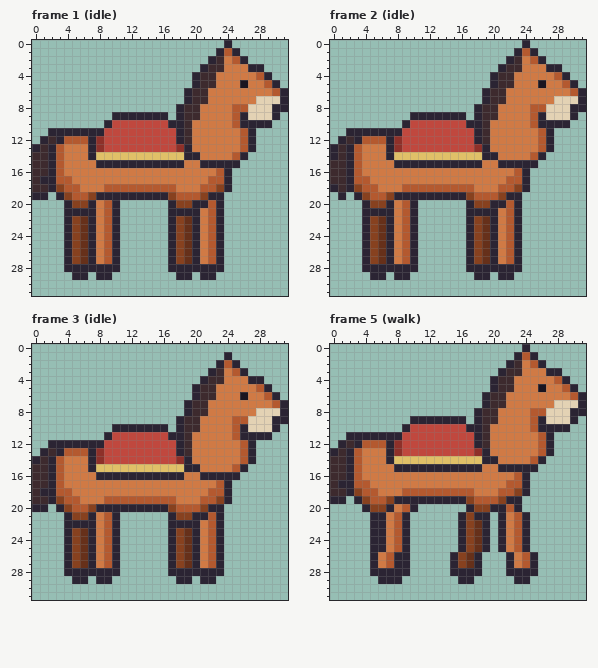
Edited in one commit: pixel-art file (Assets/Sprites/Animals/horse.aseprite). Above, as it was before the edit.
32x32 pixels, 16 frames. Shown: frame 1 (idle), frame 2 (idle), frame 3 (idle), frame 5 (walk). The commit also changed other frames, which this record leaves out.
After the commit:
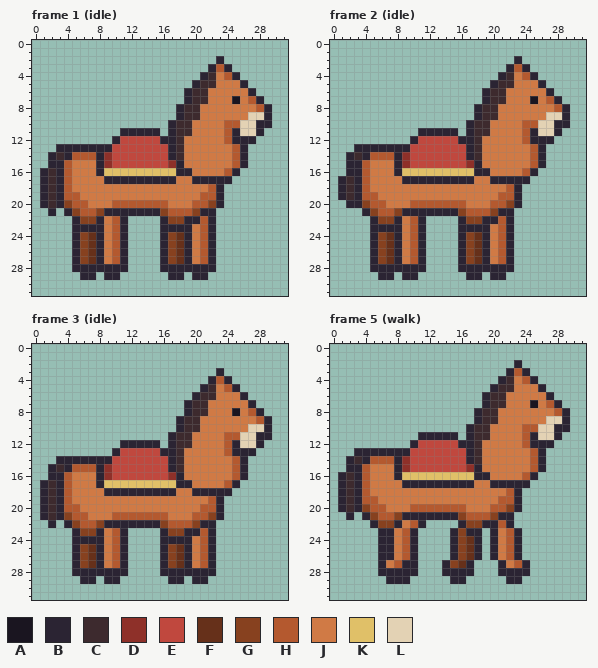
Palette (. is transparent): A #1a1520  B #2b2433  C #3d2a2e  D #8e3029  E #c0483e  F #66301a  G #87411f  H #b4592f  J #d07a45  K #e0c068  L #e3d2b4
The exact change:
Changed rows in their new state; - is an unchanged pixel.
Frame 1 (idle):
first column x 0:
 0 ------------------------.-------
 1 -----------------------...------
 2 ----------------------.B...-----
 3 ---------------------.BHB....---
 4 --------------------.B--HB....--
 5 --------------------------B....-
 6 ---------------------------B....
 7 -------------------------A-HB...
 8 -------------------------JJJHB..
 9 ----------.......--------JJ--B.-
10 ---------........-C-----H-LL----
11 --.........BBBBB.BC-----HBLLB---
12 -.........B-----BBCJ----HBB-----
13 ...BBBB-BB-------BCJ-----HB.----
14 ..-CBHHHBDEEEEEEEBCJJ-----------
15 ..-BH----DEEEEEEED---JJJJHB-----
16 .BCBH---BKKKKKKKKKBB---JHB------
17 .-CB-----BBBBBBBBB--BBBB--------
18 .BCB-J---JJJJJJJJJ---J-B.-------
19 .-C-H-JJJJJJJJJJJJJJJHH---------
20 -BCBGHHJ-JHHHHHHHJJJHHG---------
21 --B--GHHGB-BBBBBGHHHGBB.--------
22 ----.BGGBJHB----BG-B-HB.--------
23 ----.BB-BJHB----B-BBJHB.--------
24 ----.BGFBJHB----BGFBJHB.--------
25 ----.BGFBJHB----BGFBJHB.--------
26 ----.BGFBJHB----BGFBJHB.--------
27 ----.BGFBJHB----BGFBJHB.--------
28 ----.------B----B------.--------
29 -----.-B.-B------B-.B-.---------
Frame 2 (idle):
first column x 0:
 0 ------------------------.-------
 1 -----------------------...------
 2 ----------------------.B...-----
 3 ---------------------.BHB....---
 4 --------------------.B--HB....--
 5 --------------------------B....-
 6 ---------------------------B....
 7 -------------------------A-HB...
 8 -------------------------JJJHB..
 9 ----------.......--------JJ--B.-
10 ---------........-C-----H-LL----
11 --.........BBBBB.BC-----HBLLB---
12 -.........B-----BBCJ----HBB-----
13 ...BBBB-BB-------BCJ-----HB.----
14 ..-CBHHHBDEEEEEEEBCJJ-----------
15 ..-BH----DEEEEEEED---JJJJHB-----
16 ..-BH---BKKKKKKKKKBB---JHB------
17 .BCB-----BBBBBBBBB--BBBB--------
18 .BCB-J---JJJJJJJJJ---J-B.-------
19 --C-H-JJJJJJJJJJJJJJJHH---------
20 --BBGHHJ-JHHHHHHHJJJHHG---------
21 -----GHHGB-BBBBBGHHHGBB.--------
22 ----.BGGBJHB----BG-B-HB.--------
23 ----.BB-BJHB----B-BBJHB.--------
24 ----.BGFBJHB----BGFBJHB.--------
25 ----.BGFBJHB----BGFBJHB.--------
26 ----.BGFBJHB----BGFBJHB.--------
27 ----.BGFBJHB----BGFBJHB.--------
28 ----.------B----B------.--------
29 -----.-B.-B------B-.B-.---------
Frame 3 (idle):
first column x 0:
 1 ------------------------.-------
 2 -----------------------...------
 3 ----------------------.B...-----
 4 ---------------------.BHB....---
 5 --------------------.B--HB....--
 6 --------------------------B....-
 7 ---------------------------B....
 8 -------------------------A-HB...
 9 -------------------------JJJHB..
10 ----------.......--------JJ--B.-
11 ---------........-C-----H-LL----
12 --.........BBBBB.BC-----HBLLB---
13 -.........B-----BBCJ----HBB-----
14 ...BBBB-BB-------BCJ-----HB.----
15 ..-CBHHHBDEEEEEEEBCJJ-----------
16 ..-BH----DEEEEEEED---JJJJHB-----
17 .BCBH---BKKKKKKKKKBB---JHB------
18 .-CB-----BBBBBBBBB--BBBB--------
19 .BCB-J---JJJJJJJJJ---J-B.-------
20 .-C-H-JJJJJJJJJJJJJJJHH---------
21 -BCBGHHJ-JHHHHHHHJJJHHG---------
22 --B--GHHGB-BBBBBGHHHGBB.--------
23 ----.BGGBJHB----BG-B-HB.--------
24 ----.BB-BJHB----B-BBJHB.--------
25 ----.BGFBJHB----BGFBJHB.--------
26 ----.BGFBJHB----BGFBJHB.--------
27 ----.BGFBJHB----BGFBJHB.--------
28 ----.------B----B------.--------
29 -----.-B.-B------B-.B-.---------
Frame 5 (walk):
first column x 0:
 0 ------------------------.-------
 1 -----------------------...------
 2 ----------------------.B...-----
 3 ---------------------.BHB....---
 4 --------------------.B--HB....--
 5 --------------------------B....-
 6 ---------------------------B....
 7 -------------------------A-HB...
 8 -------------------------JJJHB..
 9 ----------.......--------JJ--B.-
10 ---------........-C-----H-LL----
11 --.........BBBBB.BC-----HBLLB---
12 -.........B-----BBCJ----HBB-----
13 ...BBBB-BB-------BCJ-----HB.----
14 ..-CBHHHBDEEEEEEEBCJJ-----------
15 ..-BH----DEEEEEEED---JJJJHB-----
16 .BCBH---BKKKKKKKKKBB---JHB------
17 .-CB-----BBBBBBBBB--BBBB--------
18 .BCB-J---JJJJJJJJJ---J-B.-------
19 .-C-H-JJJJJJJJJJJJJJJHH---------
20 -BCBGHHJ-JHHHHHHHJJJHHG---------
21 --B-BGHHG-BBBBBBGHHHG-B..-------
22 ------GGBJHB------G-BHB..-------
23 -----.-BJHB----BGBB.BJHB.-------
24 -----.-BJHB----BGFB.BJHB.-------
25 -----.-BJHB----BGFB.BJHB.-------
26 -----.BBJHB---------BJHB..------
27 -----.BJH-B---BGFB.--BJHB.------
28 -----.----B---B---.--B---.------
29 ------.--B-----B-.----B-.-------
Where, in picture pixels (left, top, right, bottom), the same in both pictures:
changed: (32, 40, 288, 280)
changed: (330, 40, 586, 280)
changed: (32, 352, 288, 584)
changed: (330, 344, 586, 584)
